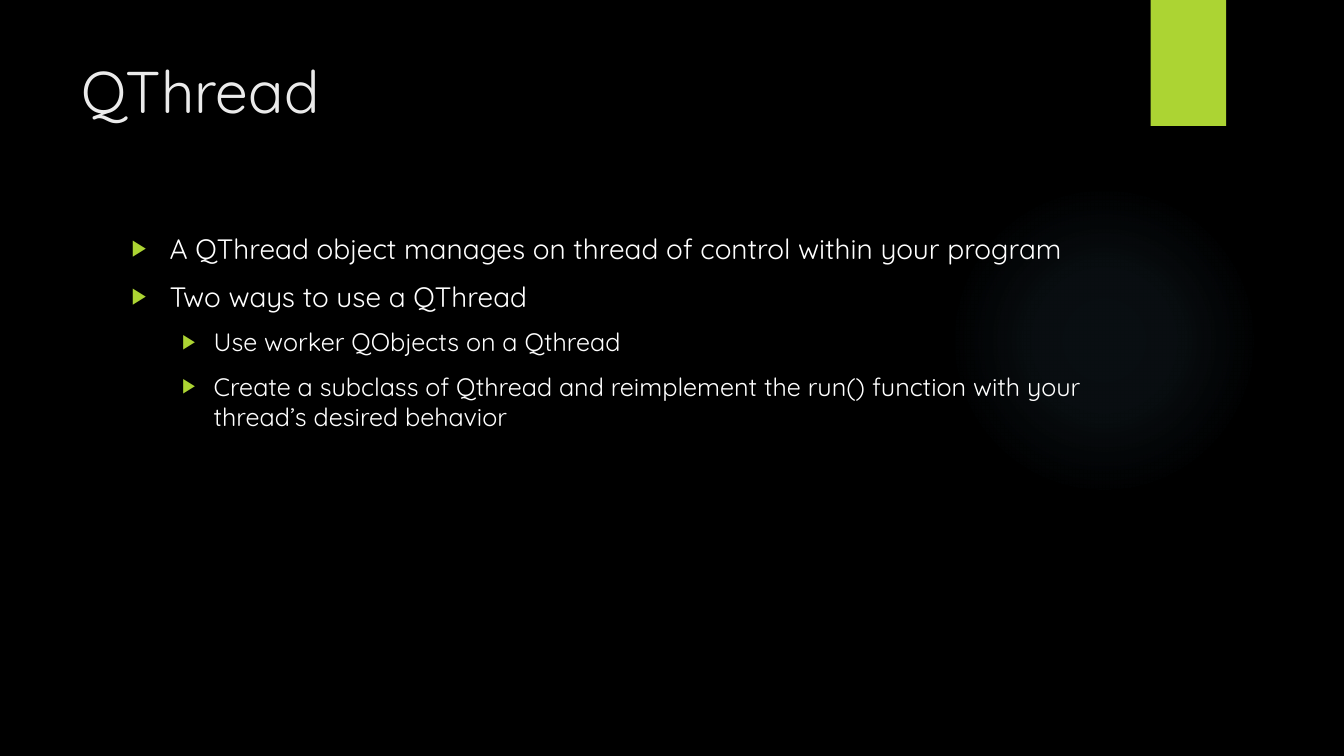
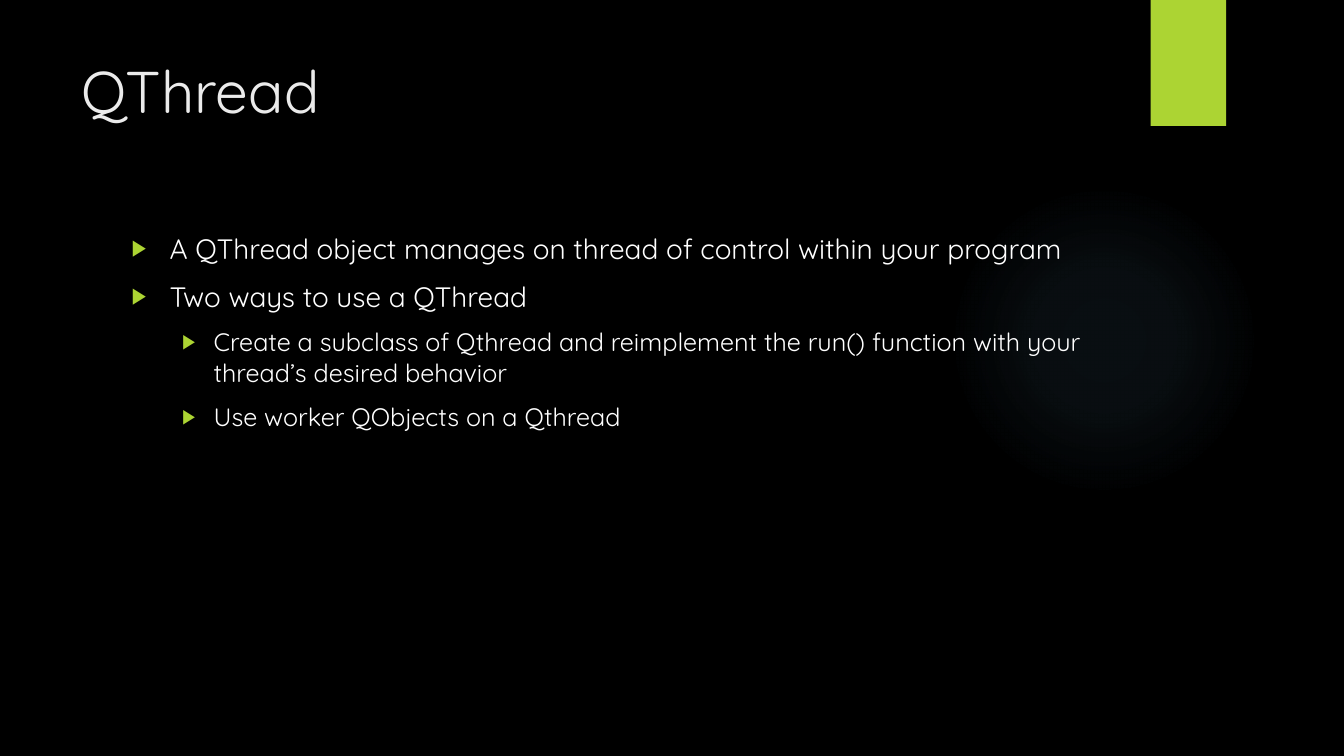
Before and after one commit to tylertrephan/qt-multithreading-tutorial, a slide deck: slide 8 of Qt.pptx. Drawn at 1344x756 pixels with LibreOffice and Linux fonts; fonts in the diff are those of the drawing; background and template pictures are left out. Boxes give left, top, right and bottom in pixels: in the first picture for what was removed or moved away, otherwise in the second. Text is boxed around its words. In the diff, an @@ line names an element or a change of style, - is before the commit and + after.

```diff
--- a/Qt.pptx
+++ b/Qt.pptx
@@ text at (x1=214, y1=332, x2=1080, y2=383): paragraph added @@
+  ▶ Create a subclass of Qthread and reimplement the run() function with your thread’s desired behavior
@@ text at (x1=214, y1=377, x2=1080, y2=427): paragraph removed @@
-  ▶ Create a subclass of Qthread and reimplement the run() function with your thread’s desired behavior
```
Also in this commit, not shown: 4 other slides changed, 10 slides added, 1 slide removed.
